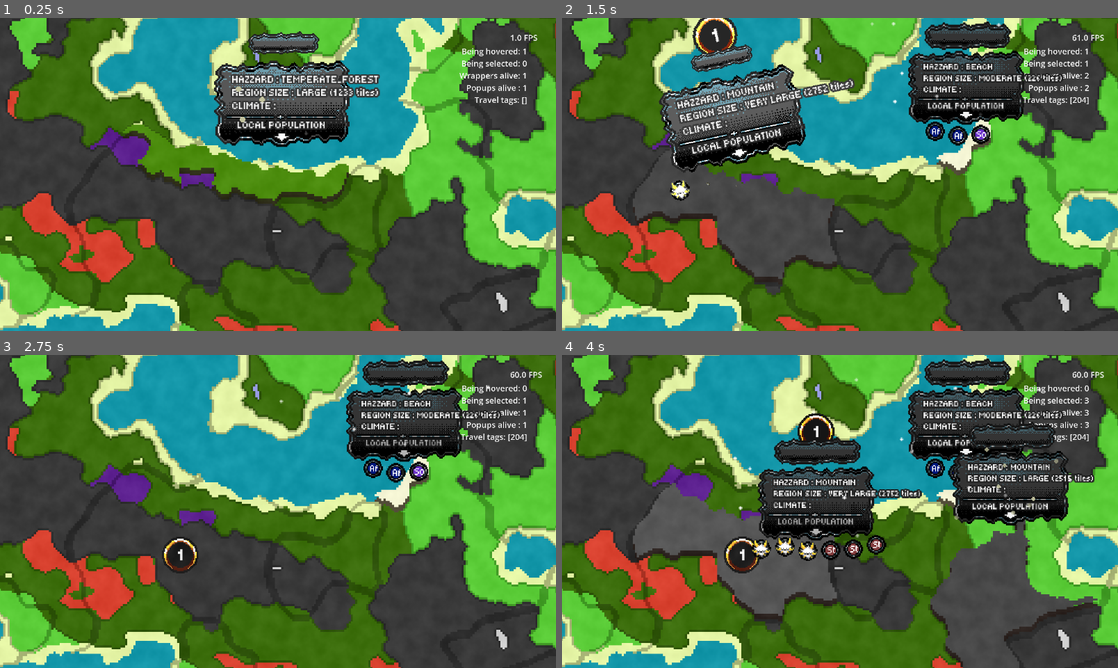
Above: before the commit, frames 1-4 (two rows, left to right).
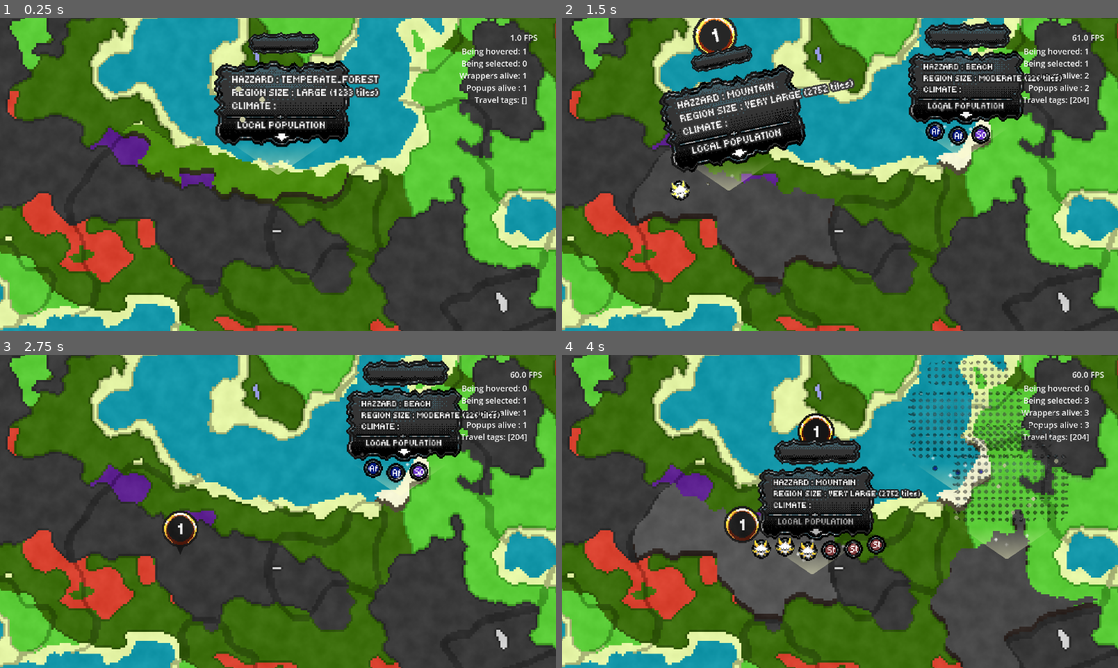
Above: after the commit, the same moments.

Repository: Gemttie/ProvidencerPhymeric
Game: Godot game, scene res://data/scenes/full_map_land_generator.tscn
The game is run twice, just before and just after one commit, with the same random seed, the same clock (stepped at 60 frames per second) and the same inputs. This scene is started directly instead of the project's main scene.
Inputs (mouse positions are in pixels of both pictures, inside the frame that each line leads up to):
- Up to frame 1 (0.25 s): no input
- Up to frame 2 (1.5 s): tap Enter (ui_accept) at 0.5, 0.77 s; move the mouse to (962, 158) at 0.52 s; hold Right (ui_right) 0.53-1.28 s; click (962, 158) at 0.6 s; move the mouse to (728, 190) at 1.27 s; hold Left (ui_left) from 1.28 s (still down); right-click (728, 190) at 1.35 s
- Up to frame 3 (2.75 s): tap Enter (ui_accept) at 1.52 s; move the mouse to (333, 442) at 2.02 s; release Left (ui_left) at 2.03 s; hold Right (ui_right) from 2.03 s (still down); click (333, 442) at 2.1 s
- Up to frame 4 (4 s): move the mouse to (812, 574) at 2.77 s; right-click (812, 574) at 2.85 s; click (812, 574) at 2.92 s; tap Enter (ui_accept) at 3.02, 3.77 s; move the mouse to (1006, 558) at 3.52 s; release Right (ui_right) at 3.53 s; hold Left (ui_left) from 3.53 s (still down); click (1006, 558) at 3.6 s

The runs differ from the first frame. In frame 1, 2.6% of the frame differs, in the area x 38-63%, y 4-50%; in frame 2, 3.1%; in frame 3, 1.4%; in frame 4, 12%, in the area x 29-96%, y 1-70%.

Commit message:
biome info popup overlap visual fix, minor visual fixes also made

Diff:
--- a/data/particle process materials/generic_white_particle_fountain_with_fade_01_ppm.tres
+++ b/data/particle process materials/generic_white_particle_fountain_with_fade_01_ppm.tres
@@ -1,7 +1,7 @@
 [gd_resource type="ParticleProcessMaterial" load_steps=5 format=3 uid="uid://drh32saqbu78y"]
 
 [sub_resource type="Curve" id="Curve_1a77p"]
-_data = [Vector2(0, 0), 0.0, 0.0, 0, 0, Vector2(0.0663265, 0), 0.0, 0.0, 0, 0, Vector2(0.311224, 1), 0.0, 0.0, 0, 0, Vector2(1, 0), 0.0, 0.0, 0, 0]
+_data = [Vector2(0, 0), 0.0, 0.0, 0, 0, Vector2(0.0390244, 0), 0.0, 0.0, 0, 0, Vector2(0.282927, 0.795699), 0.0, 0.0, 0, 0, Vector2(1, 0), 0.0, 0.0, 0, 0]
 point_count = 4
 
 [sub_resource type="CurveTexture" id="CurveTexture_nqqem"]
@@ -20,8 +20,8 @@
 particle_flag_disable_z = true
 direction = Vector3(0, -1, 0)
 spread = 50.0
-initial_velocity_min = 200.0
-initial_velocity_max = 230.0
+initial_velocity_min = 60.0
+initial_velocity_max = 75.0
 gravity = Vector3(0, 98, 0)
 damping_min = 3.043
 damping_max = 3.043
--- a/data/scenes/biome_map_number_displayer.tscn
+++ b/data/scenes/biome_map_number_displayer.tscn
@@ -30,10 +30,63 @@
 "duration": 1.0,
 "texture": ExtResource("7_0lilu")
 }],
-"loop": true,
+"loop": false,
 "name": &"shine",
 "speed": 10.0
 }]
+
+[sub_resource type="Curve" id="Curve_75bu3"]
+_data = [Vector2(0, 0), 0.0, 1.0, 0, 1, Vector2(1, 1), 1.0, 0.0, 1, 0]
+point_count = 2
+
+[sub_resource type="Animation" id="Animation_uifjh"]
+length = 0.001
+tracks/0/type = "value"
+tracks/0/imported = false
+tracks/0/enabled = true
+tracks/0/path = NodePath(".:modulate")
+tracks/0/interp = 1
+tracks/0/loop_wrap = true
+tracks/0/keys = {
+"times": PackedFloat32Array(0),
+"transitions": PackedFloat32Array(1),
+"update": 0,
+"values": [Color(1, 1, 1, 1)]
+}
+
+[sub_resource type="Animation" id="Animation_75bu3"]
+resource_name = "glow"
+length = 1.9
+tracks/0/type = "value"
+tracks/0/imported = false
+tracks/0/enabled = true
+tracks/0/path = NodePath(".:modulate")
+tracks/0/interp = 1
+tracks/0/loop_wrap = true
+tracks/0/keys = {
+"times": PackedFloat32Array(0, 1, 1.9),
+"transitions": PackedFloat32Array(1, 1, 1),
+"update": 0,
+"values": [Color(1, 1, 1, 1), Color(1.5, 1.5, 1.5, 1), Color(1, 1, 1, 1)]
+}
+tracks/1/type = "value"
+tracks/1/imported = false
+tracks/1/enabled = true
+tracks/1/path = NodePath("origin_line:modulate")
+tracks/1/interp = 1
+tracks/1/loop_wrap = true
+tracks/1/keys = {
+"times": PackedFloat32Array(0, 1, 1.9),
+"transitions": PackedFloat32Array(1, 1, 1),
+"update": 0,
+"values": [Color(1, 1, 1, 1), Color(1.5, 1.5, 1.5, 1), Color(1, 1, 1, 1)]
+}
+
+[sub_resource type="AnimationLibrary" id="AnimationLibrary_b7k5f"]
+_data = {
+&"RESET": SubResource("Animation_uifjh"),
+&"glow": SubResource("Animation_75bu3")
+}
 
 [node name="biome_map_number_displayer" type="Node2D" groups=["travel_tag_displayer"]]
 script = ExtResource("1_6mcay")
@@ -61,6 +114,19 @@
 horizontal_alignment = 1
 vertical_alignment = 1
 
-[node name="origin_line" type="Line2D" parent="anim_sprite"]
+[node name="origin_line" type="Line2D" parent="."]
+top_level = true
+width = 80.0
+width_curve = SubResource("Curve_75bu3")
+default_color = Color(0.0823529, 0.0823529, 0.0823529, 1)
+
+[node name="displayer_anims" type="AnimationPlayer" parent="."]
+libraries = {
+&"": SubResource("AnimationLibrary_b7k5f")
+}
+
+[node name="displayer_anims_timer" type="Timer" parent="displayer_anims"]
+one_shot = true
 
 [connection signal="timeout" from="anim_sprite/play_random_timer" to="." method="_on_play_random_timer_timeout"]
+[connection signal="timeout" from="displayer_anims/displayer_anims_timer" to="." method="_on_displayer_anims_timer_timeout"]
--- a/data/scenes/rm_biome_info_popup.tscn
+++ b/data/scenes/rm_biome_info_popup.tscn
@@ -1,7 +1,8 @@
-[gd_scene load_steps=20 format=3 uid="uid://c8pxroa5g8mgj"]
+[gd_scene load_steps=22 format=3 uid="uid://c8pxroa5g8mgj"]
 
 [ext_resource type="Script" uid="uid://b2k2m05tg3c3n" path="res://data/scripts/rm_biome_info_popup.gd" id="1_8twek"]
 [ext_resource type="Texture2D" uid="uid://qqe3nswcc5fs" path="res://assets/game_sprites/ui/region_map/biome_info_popup/simple/region_map_biome_info_popup_simple_mbody.png" id="1_cen2n"]
+[ext_resource type="Material" uid="uid://sxa4hwpe76dl" path="res://data/shader materials/simple_mask_cut_01_sm.tres" id="1_cmwel"]
 [ext_resource type="FontFile" uid="uid://bs5mf4gcj5yk2" path="res://assets/fonts/Tiny5-Regular.ttf" id="1_dftrv"]
 [ext_resource type="Texture2D" uid="uid://dvb05kr6corum" path="res://assets/game_sprites/particles/circle_particle_simple.png" id="3_4rm5m"]
 [ext_resource type="Texture2D" uid="uid://b4tse1sgclnlg" path="res://assets/game_sprites/ui/region_map/biome_info_popup/simple/region_map_biome_info_popup_simple_tsign.png" id="3_8twek"]
@@ -309,6 +310,9 @@
 &"up_and_down": SubResource("Animation_8twek")
 }
 
+[sub_resource type="RectangleShape2D" id="RectangleShape2D_xqhoj"]
+size = Vector2(82.5, 77.5)
+
 [sub_resource type="Curve" id="Curve_lpvb4"]
 _data = [Vector2(0, 1), 0.0, -0.978495, 0, 1, Vector2(1, 0.0215054), -0.978495, 0.0, 1, 0]
 point_count = 2
@@ -320,7 +324,7 @@
 scale = Vector2(4, 4)
 script = ExtResource("1_8twek")
 pop_up_origin_line = NodePath("pop_up_origin_line")
-pop_up_origin_line_particle_gen = NodePath("pop_up_origin_line_particle_gen")
+pop_up_origin_line_particle_gen = NodePath("pop_up_origin_line/pop_up_origin_line_particle_gen")
 
 [node name="popup_anims" type="AnimationPlayer" parent="."]
 libraries = {
@@ -328,8 +332,8 @@
 }
 
 [node name="main_info_body" type="AnimatedSprite2D" parent="."]
-position = Vector2(0, 15)
-scale = Vector2(1e-05, 1e-05)
+material = ExtResource("1_cmwel")
+position = Vector2(3.5, 0)
 sprite_frames = SubResource("SpriteFrames_apybr")
 
 [node name="biome_info_text" type="Label" parent="main_info_body"]
@@ -373,19 +377,27 @@
 position = Vector2(86, 24)
 texture = ExtResource("3_apybr")
 
-[node name="AnimationPlayer" type="AnimationPlayer" parent="main_info_body/local_population_text/arrow_lp"]
+[node name="labels_arrow_anims" type="AnimationPlayer" parent="main_info_body/local_population_text/arrow_lp"]
 libraries = {
 &"": SubResource("AnimationLibrary_xqhoj")
 }
 autoplay = "up_and_down"
 
 [node name="region_name_slate" type="Sprite2D" parent="main_info_body"]
+material = ExtResource("1_cmwel")
 position = Vector2(1.5, -48)
-scale = Vector2(1e-05, 1e-05)
 texture = ExtResource("3_8twek")
 
 [node name="portrait_timer" type="Timer" parent="main_info_body"]
 one_shot = true
+
+[node name="Area2D" type="Area2D" parent="main_info_body"]
+collision_layer = 1024
+collision_mask = 1024
+
+[node name="CollisionShape2D" type="CollisionShape2D" parent="main_info_body/Area2D"]
+position = Vector2(1, -3.5)
+shape = SubResource("RectangleShape2D_xqhoj")
 
 [node name="main_particle_gen" type="GPUParticles2D" parent="."]
 emitting = false
@@ -397,16 +409,20 @@
 process_material = ExtResource("7_8twek")
 
 [node name="pop_up_origin_line" type="Line2D" parent="."]
+top_level = true
 z_index = 11
 width = 350.0
 width_curve = SubResource("Curve_lpvb4")
 gradient = SubResource("Gradient_ll3pa")
 
-[node name="pop_up_origin_line_particle_gen" type="GPUParticles2D" parent="."]
+[node name="pop_up_origin_line_particle_gen" type="GPUParticles2D" parent="pop_up_origin_line"]
 z_index = 11
-amount = 15
+scale = Vector2(4, 4)
+amount = 10
 texture = ExtResource("8_xqhoj")
 lifetime = 1.4
 process_material = ExtResource("9_cmwel")
 
 [connection signal="timeout" from="main_info_body/portrait_timer" to="." method="_on_portrait_timer_timeout"]
+[connection signal="area_entered" from="main_info_body/Area2D" to="." method="_on_area_2d_area_entered"]
+[connection signal="area_exited" from="main_info_body/Area2D" to="." method="_on_area_2d_area_exited"]
--- a/data/scripts/biome_map_number_displayer.gd
+++ b/data/scripts/biome_map_number_displayer.gd
@@ -2,18 +2,33 @@
 
 @onready var play_random_timer: Timer = $anim_sprite/play_random_timer
 @onready var num_text: Label = $anim_sprite/num_text
-@onready var origin_line: Line2D = $anim_sprite/origin_line
+@onready var origin_line: Line2D = $origin_line
+@onready var anim_sprite: AnimatedSprite2D = $anim_sprite
+@onready var displayer_anims: AnimationPlayer = $displayer_anims
+@onready var displayer_anims_timer: Timer = $displayer_anims/displayer_anims_timer
+
 
 var biome_id : int
+var displayer_offset : Vector2 = Vector2(0, -28)
 
 func _ready() -> void:
 	origin_line.visible = false
+	origin_line.clear_points()
+	origin_line.add_point(Vector2.ZERO)
+	origin_line.add_point(Vector2.ZERO)
 	_on_play_random_timer_timeout()
+	displayer_anims_timer.start(randi_range(3, 4))
+
+func _process(delta: float) -> void:
+	#if origin_line.visible == false: return
+	origin_line.set_point_position(0, global_position)
+	origin_line.set_point_position(1, anim_sprite.global_position)
 
 
 func _on_play_random_timer_timeout() -> void:
 	var rand_num = randi_range(2, 4)
-	play_random_timer.start()
+	play_random_timer.start(rand_num)
+	anim_sprite.play("shine")
 
 func set_number(value : int) -> void:
 	num_text.text = str(value)
@@ -21,4 +36,10 @@
 func grow_and_change_visuals() -> void:
 	TweenControl.stop_all_tweens(self)
 	TweenControl.smooth_transition("scale", self, Vector2(4.0, 4.0), 0.5, Tween.TransitionType.TRANS_ELASTIC, Tween.EaseType.EASE_OUT)
+	TweenControl.smooth_transition("position", anim_sprite, displayer_offset, 0.5)
 	origin_line.visible = true
+
+
+func _on_displayer_anims_timer_timeout() -> void:
+	displayer_anims.play("glow")
+	displayer_anims_timer.start(randi_range(2, 3))
--- a/data/scripts/rm_biome_info_popup.gd
+++ b/data/scripts/rm_biome_info_popup.gd
@@ -5,9 +5,12 @@
 @onready var main_info_body: AnimatedSprite2D = $main_info_body
 @onready var portrait_timer: Timer = $main_info_body/portrait_timer
 @onready var biome_info_text: Label = $main_info_body/biome_info_text
+@onready var local_population_text: Label = $main_info_body/local_population_text
 @onready var popup_anims: AnimationPlayer = $popup_anims
 @onready var main_particle_gen: GPUParticles2D = $main_particle_gen
 @onready var region_name_slate: Sprite2D = $main_info_body/region_name_slate
+@onready var labels_arrow_anims: AnimationPlayer = $main_info_body/local_population_text/arrow_lp/labels_arrow_anims
+
 
 @export var tween_and_part_delay : float = 0.2
 @export var pop_up_origin_line : Line2D
@@ -188,7 +191,7 @@
 	biome_map_num_displayer_instance.global_position = g_pos
 	biome_map_num_displayer_instance.set_number(MapDataIntermediary.get_travel_tag_index(biome_id) + 1)
 	biome_map_num_displayer_instance.biome_id = biome_id
-	biome_map_num_displayer_instance.z_index = 7
+	biome_map_num_displayer_instance.z_index = 9
 	biome_map_num_displayer_instance.scale = Vector2(4.0, 4.0)
 
 	#get anchor pos for that biome and tween animate to it
@@ -210,3 +213,41 @@
 	if cluster_size > 40960 and cluster_size <= 163840: return "ENORMOUS"
 	if cluster_size > 163840 and cluster_size <= 655360: return "COLOSSAL"
 	return "CONTINENT SIZED"
+
+
+func _on_area_2d_area_entered(area: Area2D) -> void:
+	if is_persistent:
+		var anim_time : float = 0.4
+		labels_arrow_anims.stop()
+		TweenControl.stop_all_tweens(biome_info_text)
+		TweenControl.stop_all_tweens(local_population_text)
+		TweenControl.smooth_transition_for_node_only("modulate", biome_info_text, Color(3.0, 3.0, 3.0, 0.0), anim_time)
+		TweenControl.smooth_transition_for_node_only("modulate", local_population_text, Color(3.0, 3.0, 3.0, 0.0), anim_time)
+		TweenControl.smooth_transition("material:shader_parameter/progress", main_info_body, 1.0, anim_time)
+		TweenControl.smooth_transition("material:shader_parameter/progress", region_name_slate, 1.0, anim_time)
+
+		#affect the portraits visually as well
+		var main_info_body_children = main_info_body.get_children()
+		for mib_child in main_info_body_children:
+			if mib_child.is_in_group("tiny_c_portrait_ui"):
+				TweenControl.stop_all_tweens(mib_child)
+				TweenControl.smooth_transition("modulate", mib_child, Color(0.0, 0.0, 1.0, 0.5), anim_time)
+				TweenControl.smooth_transition("scale", mib_child, Vector2(0.25, 0.25), anim_time)
+
+
+func _on_area_2d_area_exited(area: Area2D) -> void:
+	if is_persistent:
+		var anim_time : float = 0.4
+		TweenControl.smooth_transition_for_node_only("modulate", biome_info_text, Color(1,1,1,1), anim_time)
+		TweenControl.smooth_transition_for_node_only("modulate", local_population_text, Color(1,1,1,1), anim_time)
+		TweenControl.smooth_transition("material:shader_parameter/progress", main_info_body, 0.0, anim_time)
+		TweenControl.smooth_transition("material:shader_parameter/progress", region_name_slate, 0.0, anim_time)
+		labels_arrow_anims.play("up_and_down")
+
+		#affect the portraits visually as well
+		var main_info_body_children = main_info_body.get_children()
+		for mib_child in main_info_body_children:
+			if mib_child.is_in_group("tiny_c_portrait_ui"):
+				TweenControl.stop_all_tweens(mib_child)
+				TweenControl.smooth_transition("modulate", mib_child, Color(1.0, 1.0, 1.0, 1.0), anim_time)
+				TweenControl.smooth_transition("scale", mib_child, Vector2(1.0, 1.0), anim_time)
--- a/data/scripts/select_region_handler.gd
+++ b/data/scripts/select_region_handler.gd
@@ -77,7 +77,6 @@
 			#switch selected on and off depending if the biome was already being selected
 			if !children.being_selected:
 				children.turn_region_state_to("MapRegionSelected")
-				print(children)
 			else:
 				children.turn_region_state_to("MapRegionHovered")
 
--- a/data/scripts/tween_control.gd
+++ b/data/scripts/tween_control.gd
@@ -16,6 +16,29 @@
 		.set_ease(ease_type)\
 		.set_delay(delay)
 
+#this version is for Node ONLY, not suitable for Node2d
+#it's useful for when a node like label doesnt allow u to use the previous function version
+func smooth_transition_for_node_only(
+	property : String,
+	target_node : Node,
+	target_value,
+	duration: float = 0.5,
+	transition_type: Tween.TransitionType = Tween.TRANS_QUAD,
+	ease_type: Tween.EaseType = Tween.EASE_OUT,
+	delay: float = 0.0
+) -> void:
+	# Basic validation
+	if not is_instance_valid(target_node):
+		push_error("Target node is not valid")
+		return
+
+	# Create and configure the tween
+	var tween = target_node.create_tween()
+	tween.tween_property(target_node, property, target_value, duration)\
+		.set_trans(transition_type)\
+		.set_ease(ease_type)\
+		.set_delay(delay)
+
 #------------------------
 
 func smooth_transition_then_node_function(
--- /dev/null
+++ b/data/shader materials/simple_mask_cut_01_sm.tres
@@ -0,0 +1,11 @@
+[gd_resource type="ShaderMaterial" load_steps=3 format=3 uid="uid://sxa4hwpe76dl"]
+
+[ext_resource type="Shader" uid="uid://fp3345a20qlc" path="res://data/shaders/mask_cut_shader_01.gdshader" id="1_ol2vi"]
+[ext_resource type="Texture2D" uid="uid://bsyv6bet1y04e" path="res://assets/game_sprites/ui/misc/simple_dot_mask_overlay_04.png" id="2_ol2vi"]
+
+[resource]
+resource_local_to_scene = true
+shader = ExtResource("1_ol2vi")
+shader_parameter/mask_texture = ExtResource("2_ol2vi")
+shader_parameter/progress = 0.0
+shader_parameter/mask_pixel_size = Vector2(100, 100)
--- /dev/null
+++ b/data/shaders/mask_cut_shader_01.gdshader
@@ -0,0 +1,46 @@
+shader_type canvas_item;
+
+uniform sampler2D mask_texture : source_color, filter_nearest, repeat_disable;
+uniform float progress : hint_range(0.0, 1.0) = 0.0;
+uniform vec2 mask_pixel_size = vec2(100.0, 100.0); // Desired mask size in screen pixels
+
+void fragment() {
+    vec4 sprite_color = texture(TEXTURE, UV);
+
+    // Get screen pixel size
+    vec2 screen_pixel = SCREEN_PIXEL_SIZE;
+
+    // Convert UV to screen coordinates
+    vec2 screen_uv = SCREEN_UV;
+
+    // Calculate mask UV based on desired pixel size
+    // This makes the mask a consistent screen size regardless of sprite
+    vec2 mask_uv = UV;
+
+    // Adjust for sprite texture size vs screen size
+    vec2 sprite_texel = 1.0 / vec2(textureSize(TEXTURE, 0));
+    vec2 scale_factor = sprite_texel / screen_pixel;
+
+    // Scale UV to make mask consistent size
+    mask_uv = (UV - 0.5) * (vec2(1.0) / (mask_pixel_size * screen_pixel * scale_factor)) + 0.5;
+
+    vec4 mask_color = texture(mask_texture, mask_uv);
+
+    // Calculate base alpha from original sprite
+    float original_alpha = sprite_color.a;
+
+    // Calculate masked alpha (full transparency if mask is 0)
+    float masked_alpha = sprite_color.a * mask_color.a;
+
+    // Mix between original and masked based on progress
+    float base_alpha = mix(original_alpha, masked_alpha, progress);
+
+    // Calculate fade factor: when progress is 1.0, fade to 0.5 alpha
+    // This interpolates from 1.0 (full alpha) to 0.5 (half alpha) as progress goes to 1.0
+    float fade_factor = mix(1.0, 0.5, progress);
+
+    // Apply the fade factor to the base alpha
+    float final_alpha = base_alpha * fade_factor;
+
+    COLOR = vec4(sprite_color.rgb, final_alpha);
+}
--- a/project.godot
+++ b/project.godot
@@ -48,6 +48,10 @@
 ]
 }
 
+[layer_names]
+
+2d_physics/layer_11="ui_elements"
+
 [rendering]
 
 textures/canvas_textures/default_texture_filter=0
Binary file added: assets/game_sprites/ui/misc/simple_dot_mask_overlay_01.png
Binary file added: assets/game_sprites/ui/misc/simple_dot_mask_overlay_02.png
Binary file added: assets/game_sprites/ui/misc/simple_dot_mask_overlay_03.png
Binary file added: assets/game_sprites/ui/misc/simple_dot_mask_overlay_04.png
Not shown: 1 places in data/scenes/biome_map_number_displayer.tscn that only renumber resources
Not shown, added: data/shaders/mask_cut_shader_01.gdshader.uid
